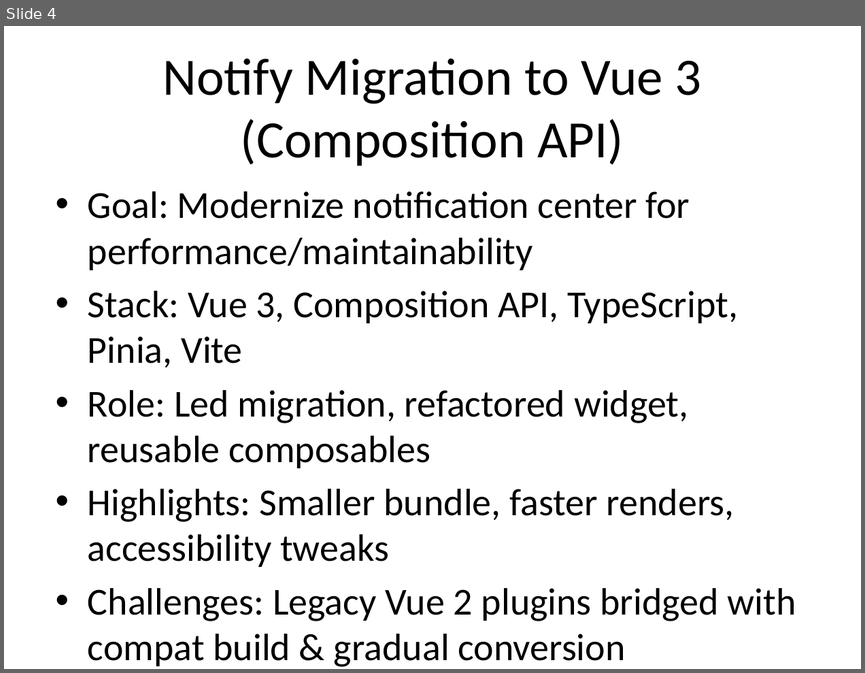
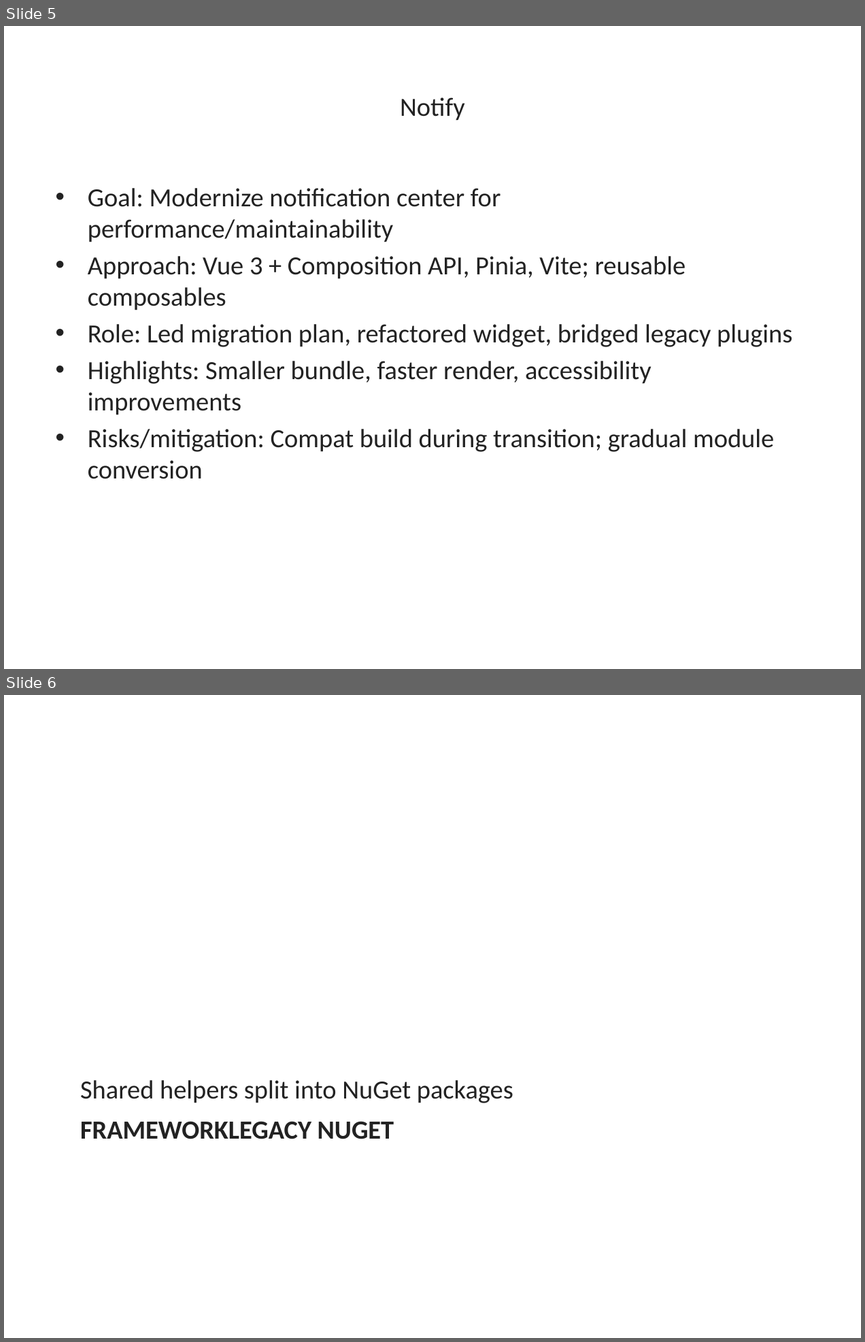
Before and after one commit to VinhSquid/file-word, a slide deck: slideshow.pptx. Shown one above the other, each under a label of ours: slide 4 before the commit, slides 5 and 6 after it. The pictures are 865x673 and 865x1342 pixels, drawn with LibreOffice and Linux fonts; fonts in the diff are those of the drawing. Boxes give left, top, right and bottom in pixels: in the first picture for what was removed or moved away, otherwise in the second. Text is boxed around its words. In the diff, an @@ line names an element or a change of style, - is before the commit and + after.

```diff
--- a/slideshow.pptx
+++ b/slideshow.pptx
@@ slide 6 added at [4,695,861,1338], background #FFFFFF @@
@@ text added at [80,1080,513,1103], 22 pt, text #222222 @@
+Shared helpers split into NuGet packages
@@ title added at [80,1121,394,1139], 22 pt, text #222222, bold @@
+FRAMEWORKLEGACY NUGET
@@ what was slide 4 is now slide 5 @@
@@ slide 5 changed as well @@
@@ title at [400,97,465,121]: text changed; size 44 to 22 pt; text colour #000000 to #222222 @@
-Notify Migration to Vue 3 (Composition API)
+Notify
@@ text at [88,188,501,242]: size 32 to 22 pt, text colour #000000 to #222222 in "Goal: Modernize notification center for performance/maintain ..."; less space between paragraphs @@
@@ text at [88,256,792,479]: text changed; size 32 to 22 pt; text colour #000000 to #222222 @@
-• Stack: Vue 3, Composition API, TypeScript, Pinia, Vite
-• Role: Led migration, refactored widget, reusable composables
-• Highlights: Smaller bundle, faster renders, accessibility tweaks
-• Challenges: Legacy Vue 2 plugins bridged with compat build & gradual conversion
+• Approach: Vue 3 + Composition API, Pinia, Vite; reusable composables
+• Role: Led migration plan, refactored widget, bridged legacy plugins
+• Highlights: Smaller bundle, faster render, accessibility improvements
+• Risks/mitigation: Compat build during transition; gradual module conversion
```
Also in this commit, not shown: 5 other slides changed, 1 other slide added.
